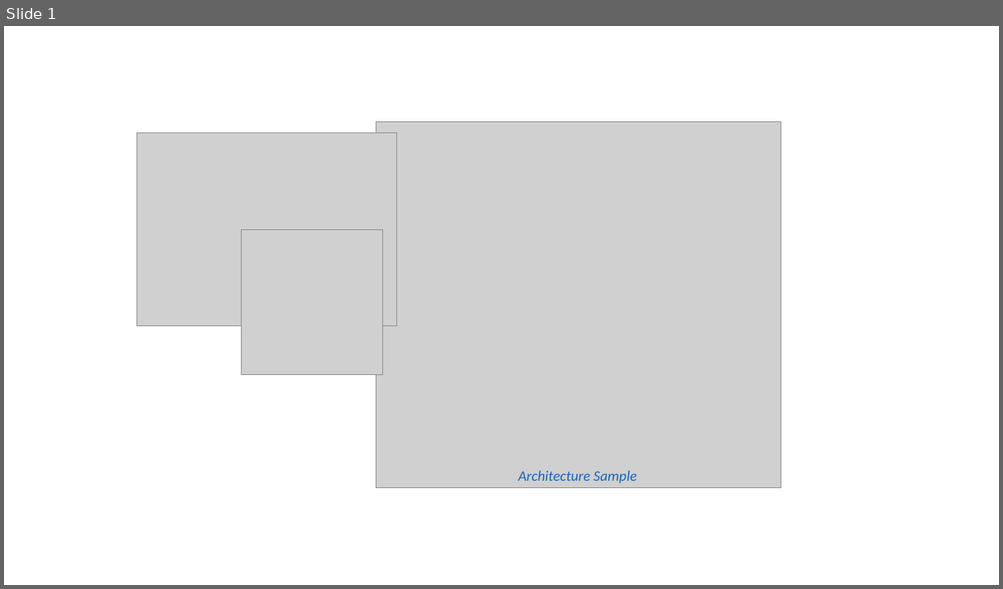
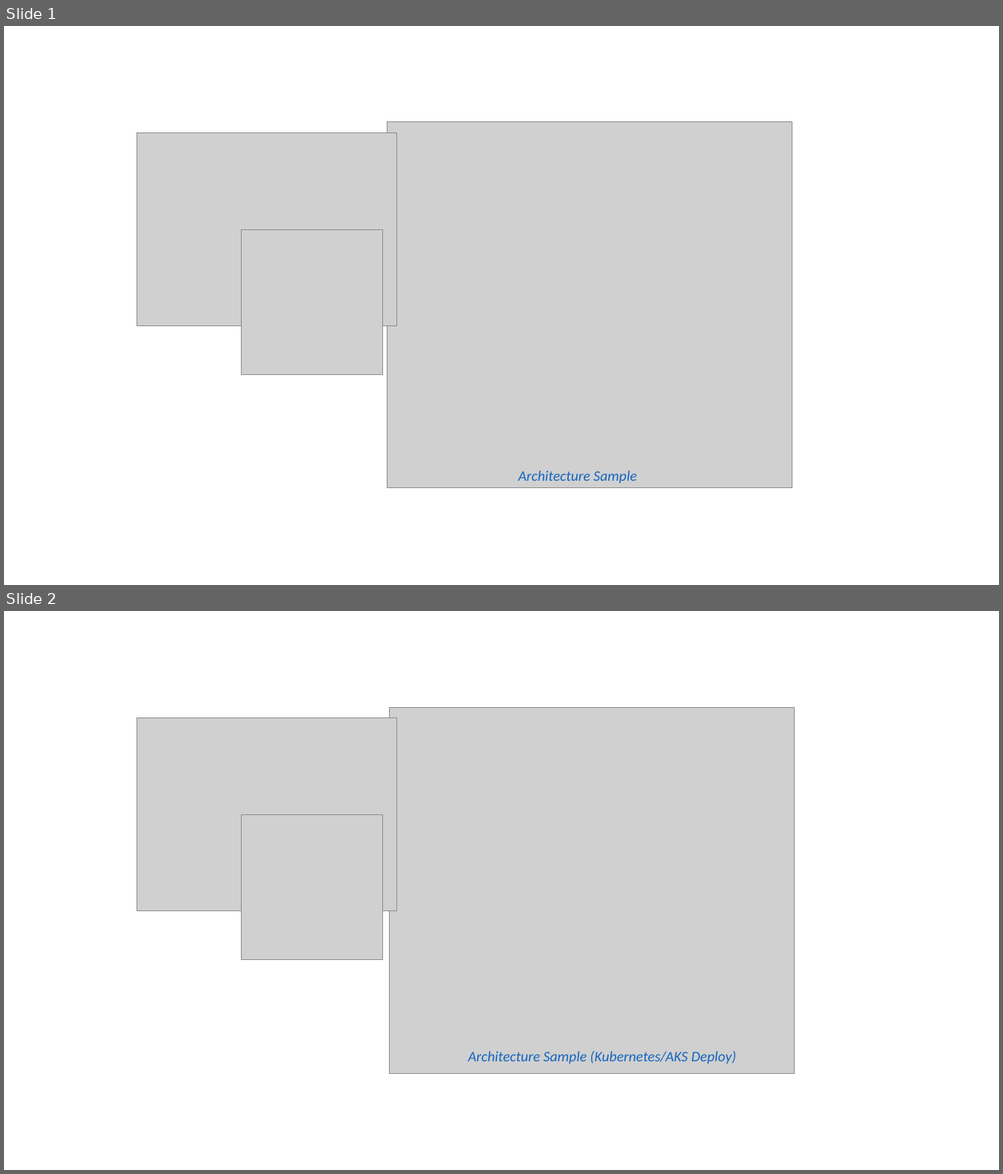
Before and after one commit to juanluelguerre/dapr, a slide deck: az-functions/hello-functions/assets/Dapr - azure-functions.pptx. Shown one above the other, each under a label of ours: slide 1 before the commit, slides 1 and 2 after it. The pictures are 1003x589 and 1003x1174 pixels, drawn with LibreOffice and Linux fonts; fonts in the diff are those of the drawing; grey boxes stand for pictures. Boxes give left, top, right and bottom in pixels: in the first picture for what was removed or moved away, otherwise in the second. Text is boxed around its words. In the diff, an @@ line names an element or a change of style, - is before the commit and + after.

Commit message:
Deploy to Kubernetes/AKS ready
https://elguerre.com/2021/11/05/dapr-en-azure-functions-2-n-deploy-a-kubernetes-aks/

```diff
--- a/az-functions/hello-functions/assets/Dapr - azure-functions.pptx
+++ b/az-functions/hello-functions/assets/Dapr - azure-functions.pptx
@@ slide 2 added at <box>4,611,999,1170</box>, background #FFFFFF @@
@@ picture added at <box>136,718,396,911</box> @@
@@ picture added at <box>390,708,795,1074</box> @@
@@ picture added at <box>242,815,382,960</box> @@
@@ text added at <box>468,1051,736,1064</box>, 14 pt, text #1566BF, italic @@
+Architecture Sample (Kubernetes/AKS Deploy)
@@ slide 1 changed as well @@
@@ picture: place and size @@
-picture at <box>375,122,781,488</box>
+picture at <box>387,122,792,488</box>
```
Also in this commit, not shown: 1 other slide added, 1 slide removed, 9 other files.
